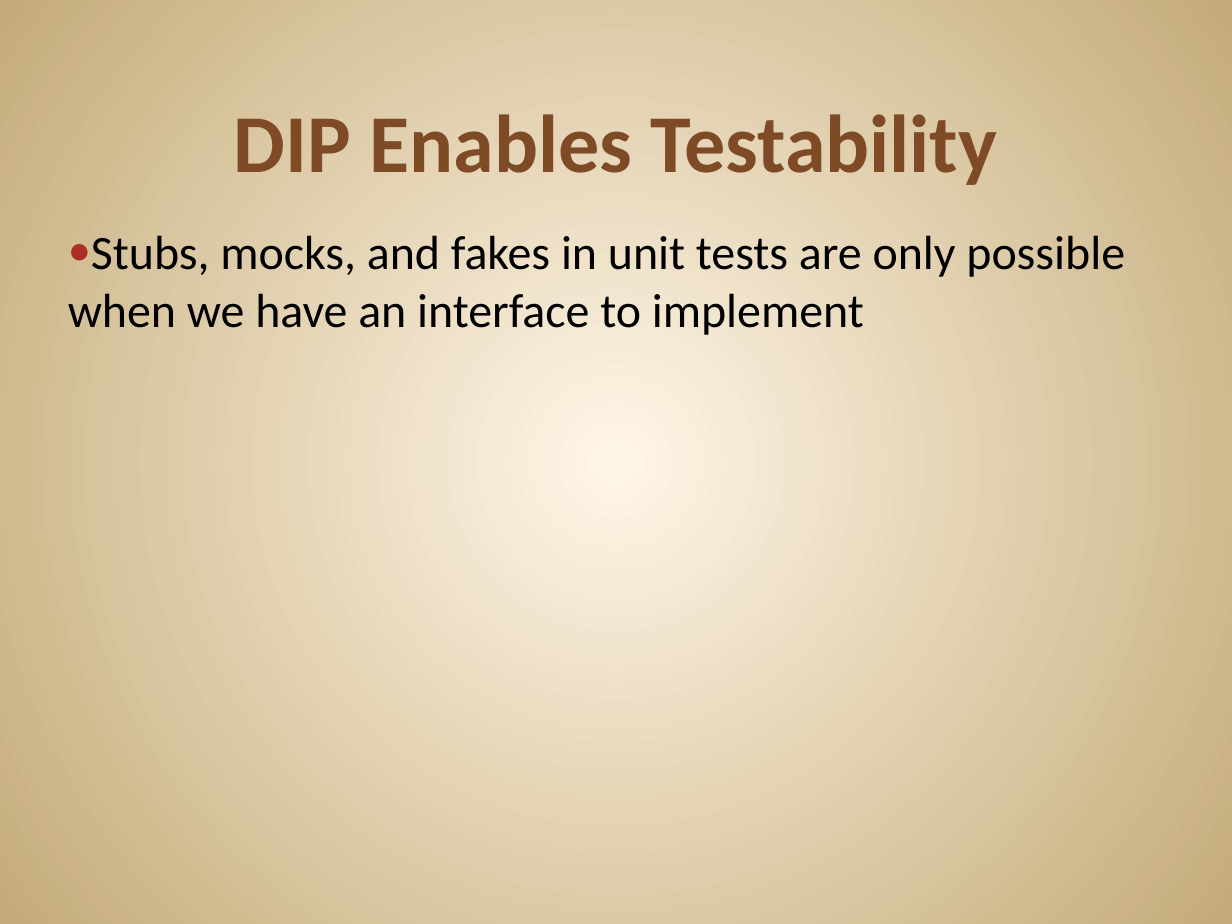
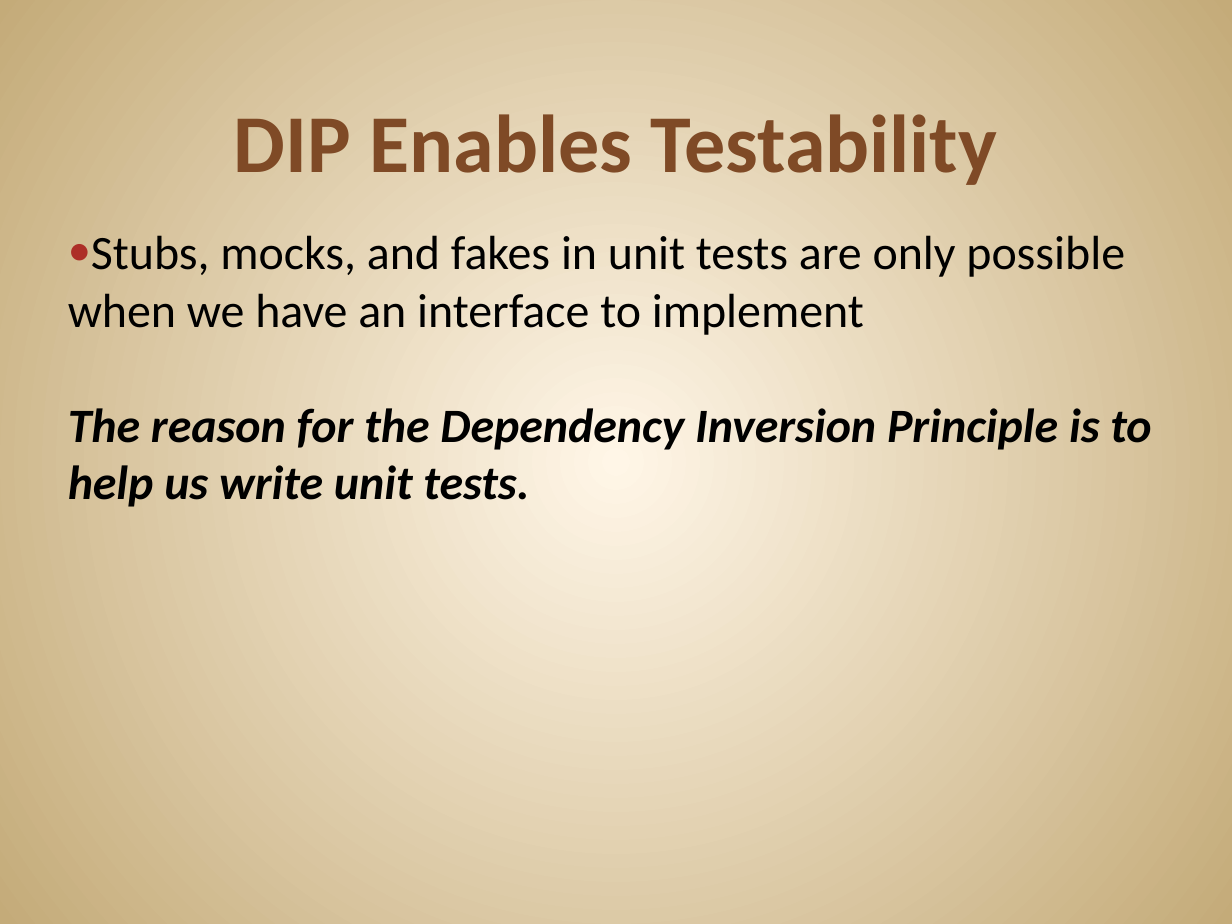
Before and after one commit to JonKruger/solid-principles, a slide deck: slide 59 of SOLID Software Design Principles - without small methods.pptx. Drawn at 1232x924 pixels with LibreOffice and Linux fonts; fonts in the diff are those of the drawing. Boxes give left, top, right and bottom in pixels: in the first picture for what was removed or moved away, otherwise in the second. Text is boxed around its words. In the diff, an @@ line names an element or a change of style, - is before the commit and + after.

```diff
--- a/SOLID Software Design Principles - without small methods.pptx
+++ b/SOLID Software Design Principles - without small methods.pptx
@@ text at [68, 235, 1151, 507]: text changed @@
-● Stubs, mocks, and fakes in unit tests are only possible when we have an interface to implement
+● Stubs, mocks, and fakes in unit tests are only possible when we have an interface to implement
+  The reason for the Dependency Inversion Principle is to help us write unit tests.
```
Also in this commit, not shown: 4 other slides changed.
